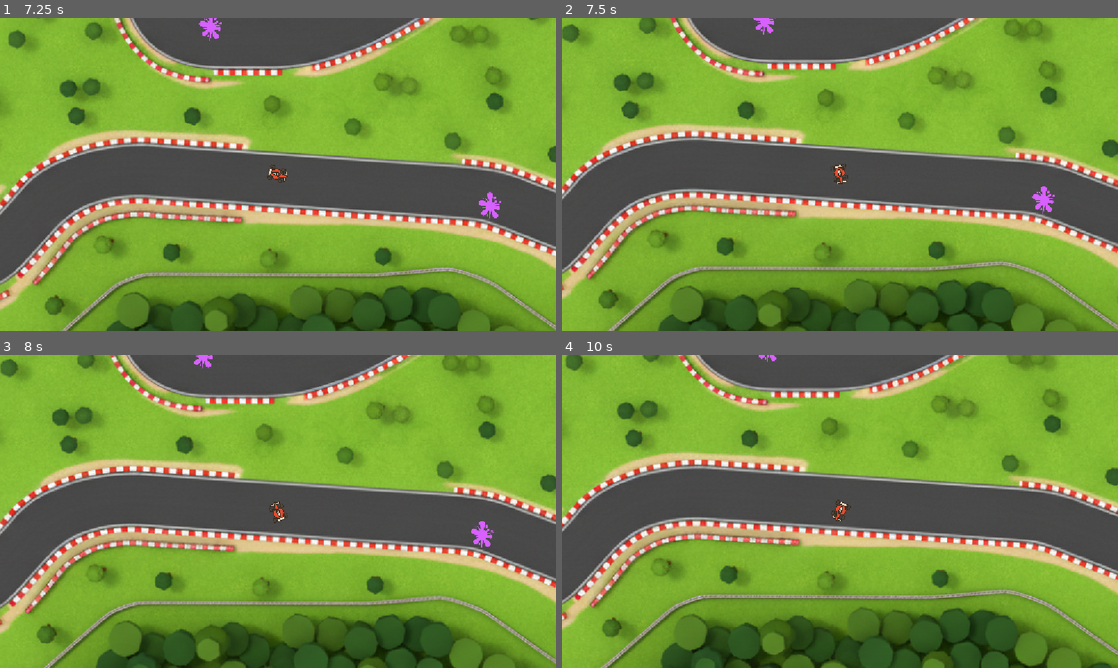
Above: before the commit, frames 1-4 (two rows, left to right).
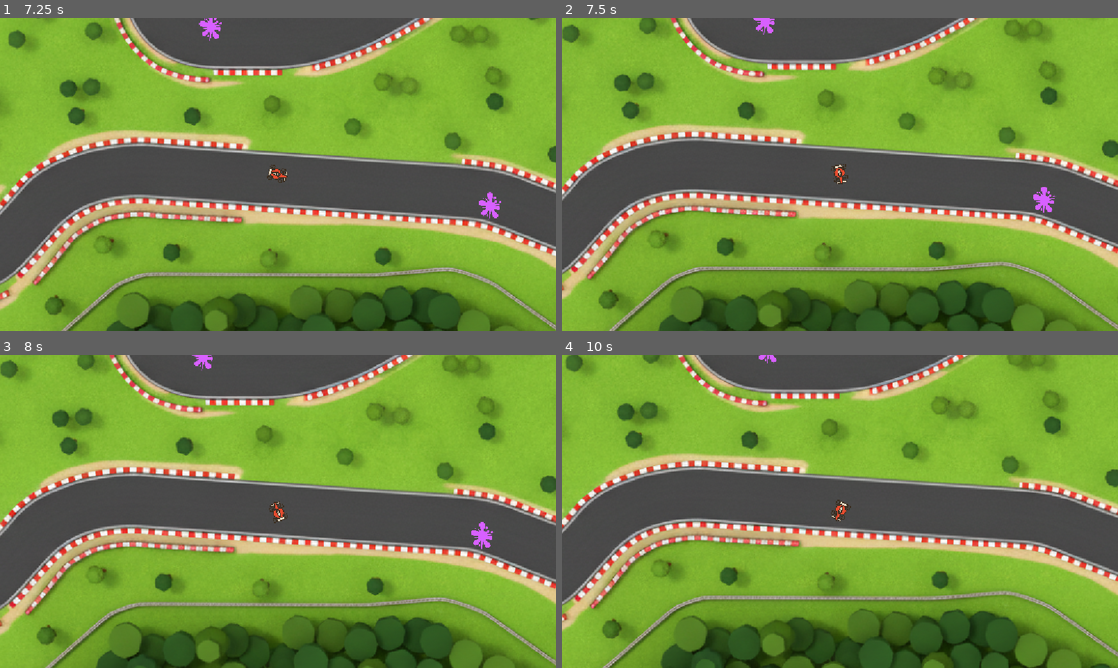
Above: after the commit, the same moments.

Repository: Pascal-Casier/godot-super-sprint-starter-main
Game: Godot game, scene res://Scenes/Track/Track.tscn
The game is run twice, just before and just after one commit, with the same random seed, the same clock (stepped at 60 frames per second) and the same inputs.
Inputs:
- Up to frame 1 (7.25 s): tap Enter at 0.5, 2, 5.75 s; hold Right (ui_right) 0.53-1.28 s; tap Space at 1.25, 2.75, 6.5 s; hold Left (ui_left) 1.28-2.03 s; hold Right (ui_right) 2.03-2.78 s; hold Up (ui_up) 2.78-3.53 s; hold Left (ui_left) 3.53-5.78 s; hold Right (ui_right) 5.78-6.53 s; hold Up (ui_up) from 6.53 s (still down)
- Up to frame 2 (7.5 s): release Up (ui_up) at 7.28 s; hold Right (ui_right) from 7.28 s (still down)
- Up to frame 3 (8 s): keep holding Right (ui_right)
- Up to frame 4 (10 s): release Right (ui_right) at 8.03 s; hold Left (ui_left) 8.03-9.53 s; hold Up (ui_up) from 9.53 s (still down)

Frame 1 is identical in both runs. In frame 2, 2.9% of the frame differs, in the area x 0-100%, y 0-100%; in frame 3, 11%; in frame 4, 11%.

Commit message:
minor change video 5

Diff:
--- a/Scenes/Track/Track.tscn
+++ b/Scenes/Track/Track.tscn
@@ -28,6 +28,8 @@
 [node name="Car" parent="." instance=ExtResource("3_0ld5s")]
 position = Vector2(645, 501)
 collision_mask = 0
+max_speed = 400.0
+friction = 350.0
 
 [node name="TrackCollision" type="Area2D" parent="."]
 collision_layer = 0
